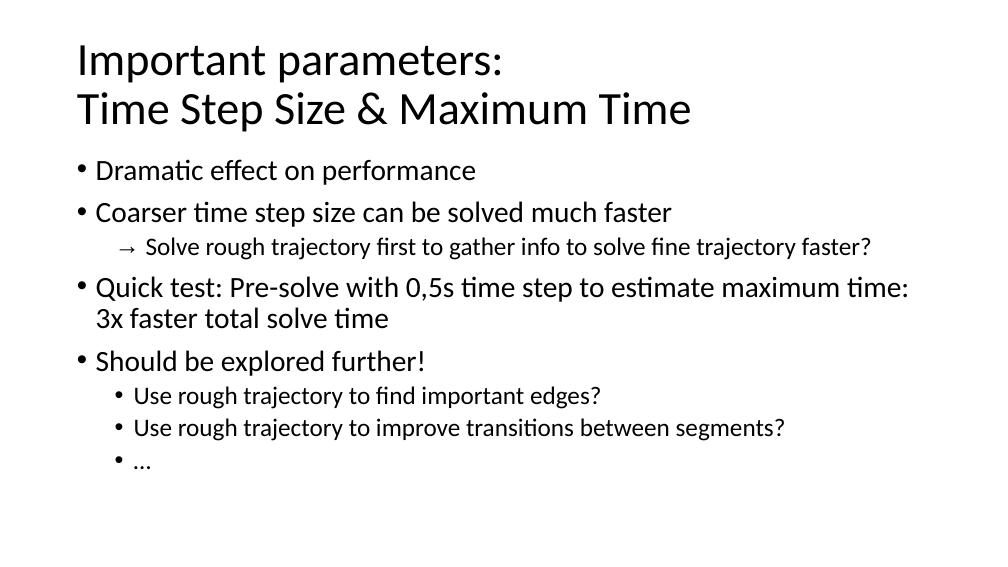
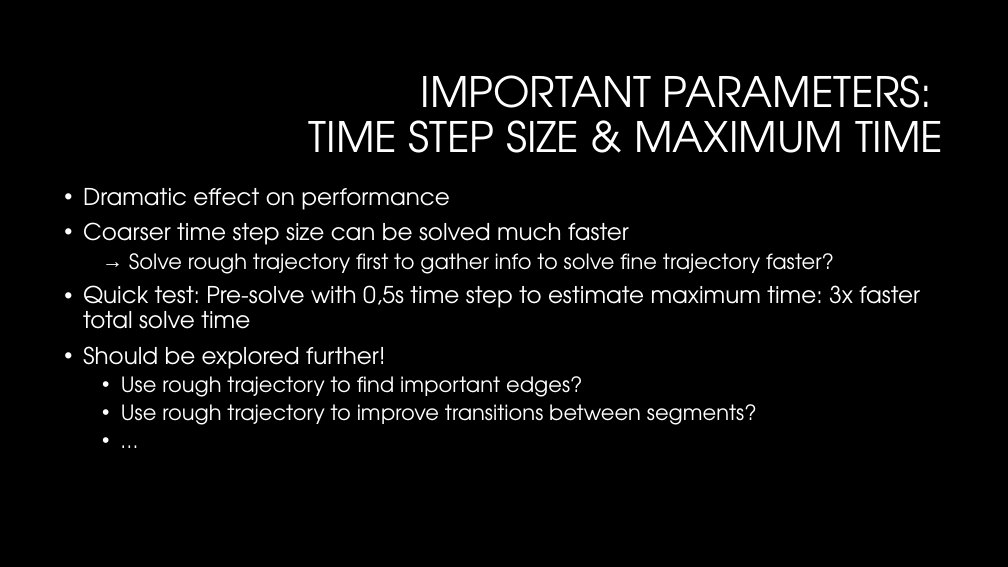
Before and after one commit to jdewaen/PathPlanner, a slide deck: slide 77 of report/final-presentation.pptx (slide 75 before the commit). Drawn at 1008x567 pixels with LibreOffice and Linux fonts; fonts in the diff are those of the drawing; background and template pictures are left out. Boxes give left, top, right and bottom in pixels: in the first picture for what was removed or moved away, otherwise in the second. Text is boxed around its words. In the diff, an @@ line names an element or a change of style, - is before the commit and + after.

```diff
--- a/report/final-presentation.pptx
+++ b/report/final-presentation.pptx
@@ background #FFFFFF to #000000 @@
@@ title at <box>309,75,943,153</box>: text changed; size 44 to 40 pt; font Calibri to TeX Gyre Adventor; text colour #000000 to #FFFFFF @@
-Important parameters:
-Time Step Size & Maximum Time
+IMPORTANT PARAMETERS:
+TIME STEP SIZE & MAXIMUM TIME
@@ text "Dramatic effect on performance": place and size @@
-text "Dramatic effect on performance" at <box>96,159,909,441</box>
+text "Dramatic effect on performance" at <box>83,188,920,425</box>
@@ text "Dramatic effect on performance" at <box>83,188,920,425</box>: size 28 to 22 pt in "Dramatic effect on performance", "Coarser time step size can be solved ...", "Quick test: Pre-solve with 0,5s time step ...", "Should be explored further!"; font Calibri to TeX Gyre Adventor, text colour #000000 to #FFFFFF; size 24 to 20 pt in "Solve rough trajectory first to gather info ...", "Use rough trajectory to find important edges?", "Use rough trajectory to improve transitions between ...", "…" @@
```
Also in this commit, not shown: 70 other slides changed, 14 slides added, 10 slides removed, 12 other files.
